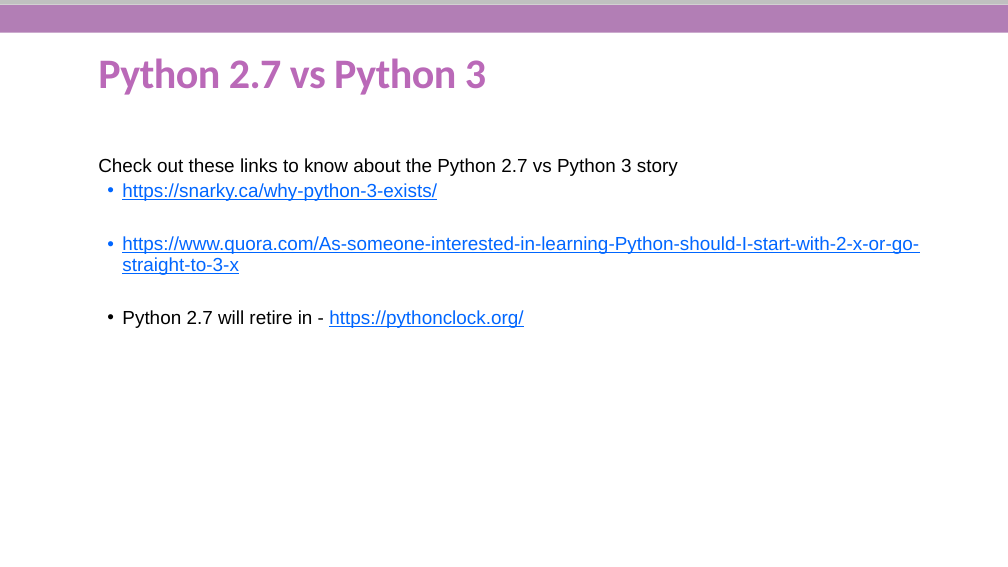
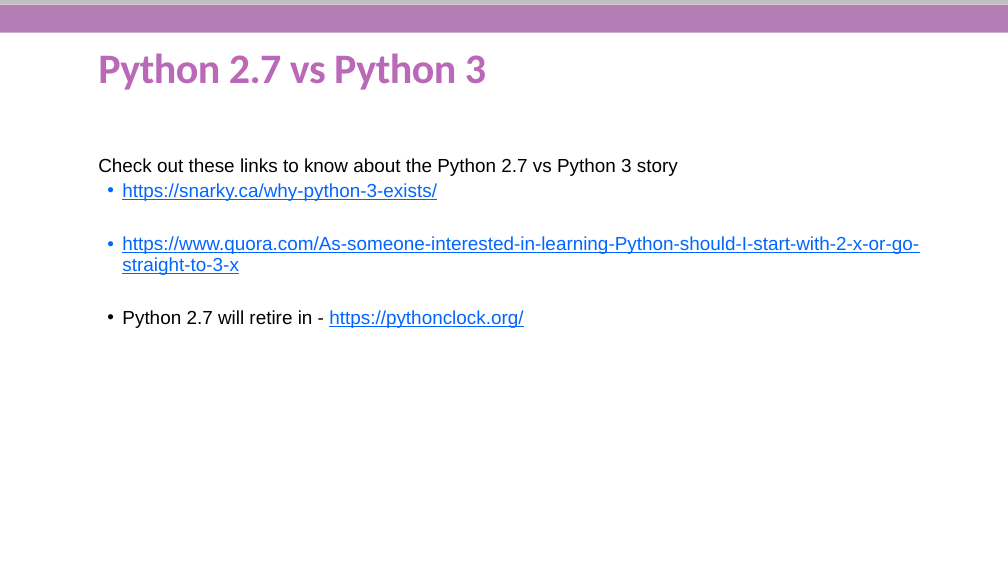
Before and after one commit to She-Codes-Now/Intro-to-Python, a slide deck: slide 37 of Python-SheCodesNow_updated.pptx. Drawn at 1008x567 pixels with LibreOffice and Linux fonts; fonts in the diff are those of the drawing; background and template pictures are left out. Boxes give left, top, right and bottom in pixels: in the first picture for what was removed or moved away, otherwise in the second. Text is boxed around its words. In the diff, an @@ line names an element or a change of style, - is before the commit and + after.

```diff
--- a/Python-SheCodesNow_updated.pptx
+++ b/Python-SheCodesNow_updated.pptx
@@ title "Python 2.7 vs Python 3": place and size @@
-title "Python 2.7 vs Python 3" at (98, 58, 486, 95)
+title "Python 2.7 vs Python 3" at (98, 53, 486, 90)
```
Also in this commit, not shown: 2 other slides changed.
